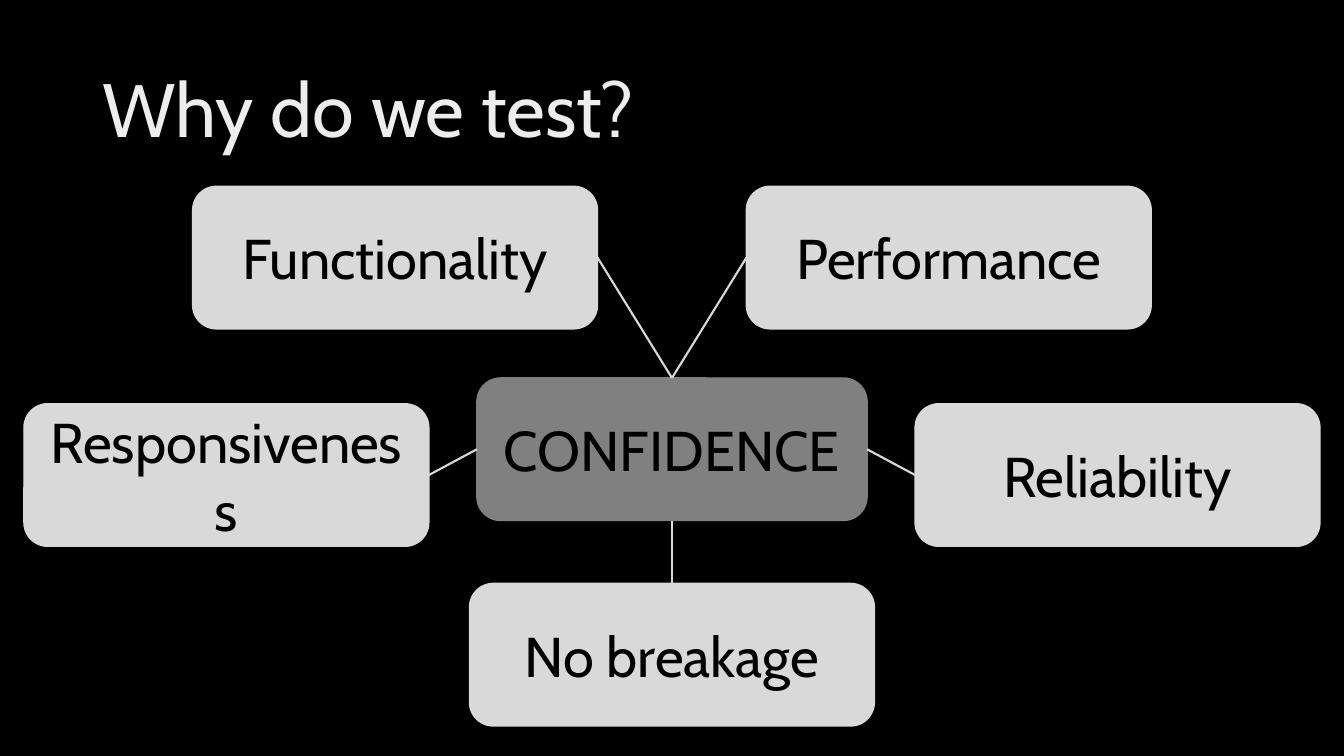
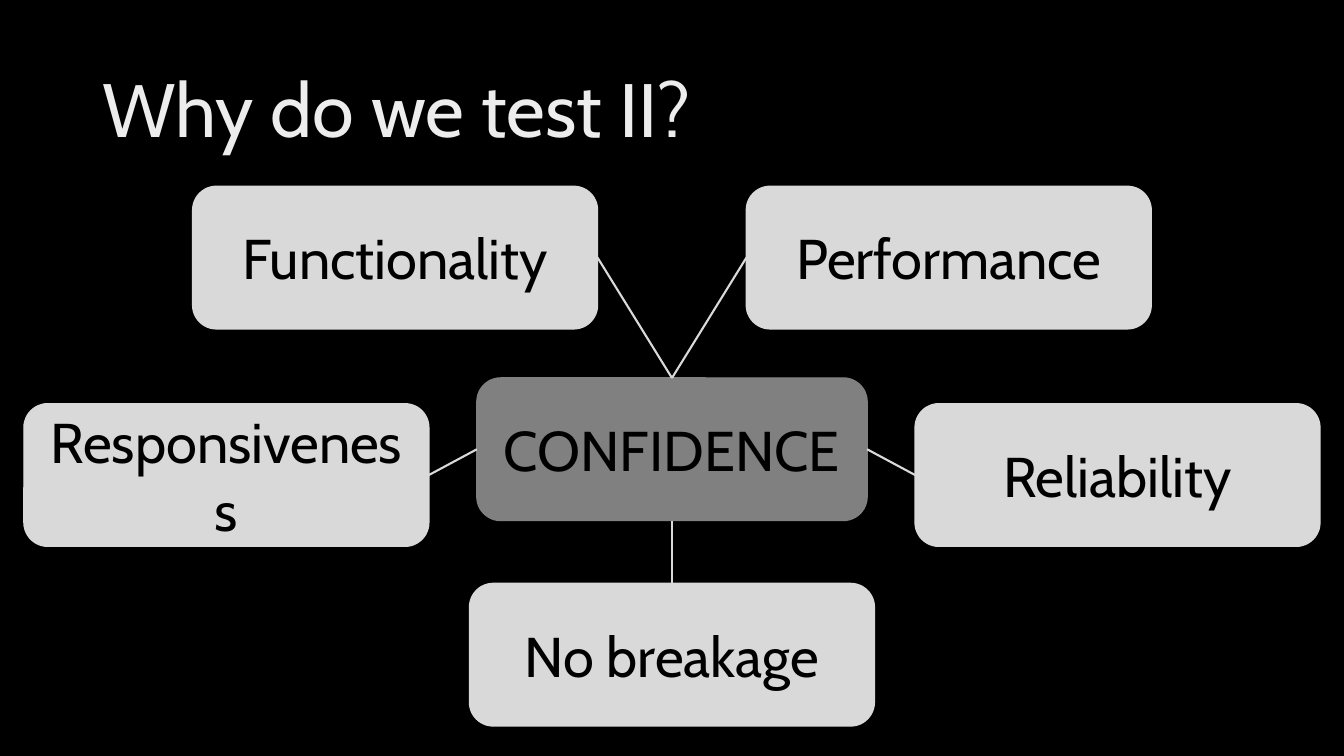
Before and after one commit to KonradGalczynski/Learning, a slide deck: slide 8 of ContractDistribution/ContractDistribution.pptx. Drawn at 1344x756 pixels with LibreOffice and Linux fonts; fonts in the diff are those of the drawing; background and template pictures are left out. Boxes give left, top, right and bottom in pixels: in the first picture for what was removed or moved away, otherwise in the second. Text is boxed around its words. In the diff, an @@ line names an element or a change of style, - is before the commit and + after.

```diff
--- a/ContractDistribution/ContractDistribution.pptx
+++ b/ContractDistribution/ContractDistribution.pptx
@@ title at (102, 80, 691, 154): text changed @@
-Why do we test?
+Why do we test II?
```
Also in this commit, not shown: 2 other slides changed, 2 other files.
